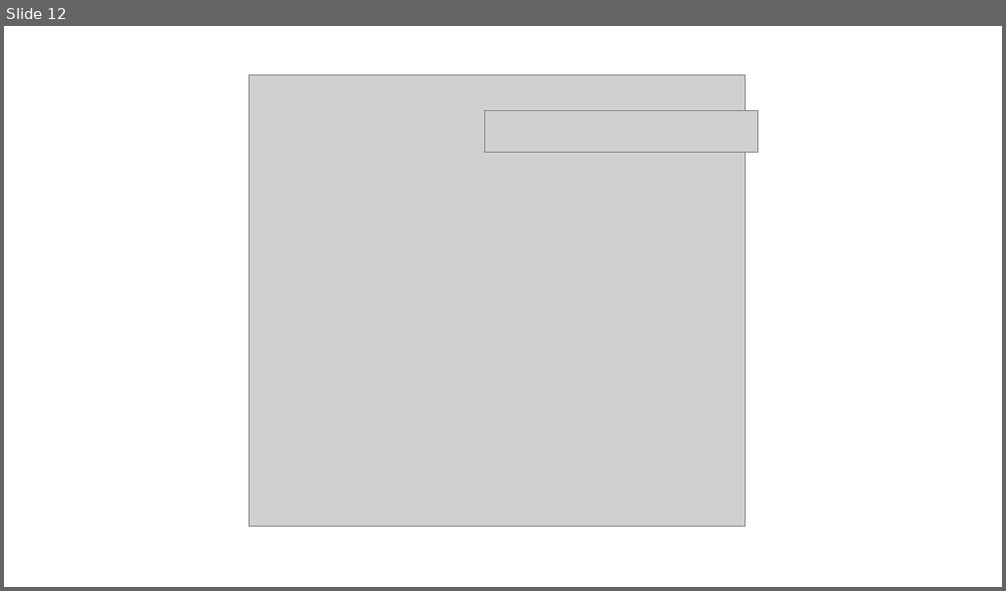
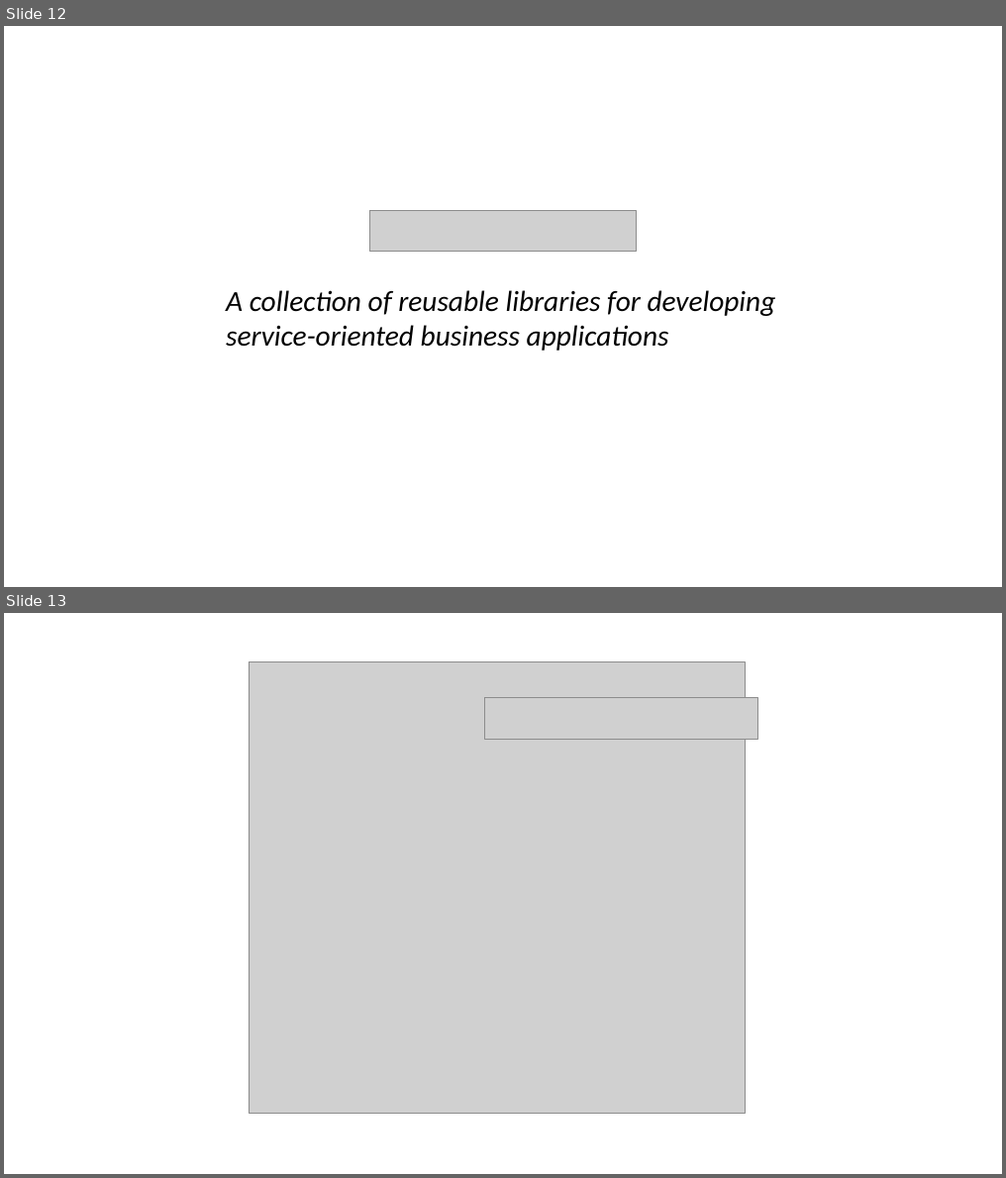
Before and after one commit to DHI/DomainServicesCourse, a slide deck: Presentations/DS-course-1-introduction.pptx. Shown one above the other, each under a label of ours: slide 12 before the commit, slides 12 and 13 after it. The pictures are 1006x591 and 1006x1178 pixels, drawn with LibreOffice and Linux fonts; fonts in the diff are those of the drawing; grey boxes stand for pictures. Boxes give left, top, right and bottom in pixels: in the first picture for what was removed or moved away, otherwise in the second. Text is boxed around its words. In the diff, an @@ line names an element or a change of style, - is before the commit and + after.

```diff
--- a/Presentations/DS-course-1-introduction.pptx
+++ b/Presentations/DS-course-1-introduction.pptx
@@ slide 12 added at <box>4,26,1002,587</box>, background #FFFFFF @@
@@ picture added at <box>369,211,637,252</box> @@
@@ text added at <box>226,290,776,351</box>, 28 pt, text #000000, italic @@
+A collection of reusable libraries for developing service-oriented business applications
@@ what was slide 12 is now slide 13 @@
```
Also in this commit, not shown: 8 slides changed, 3 other slides added.
